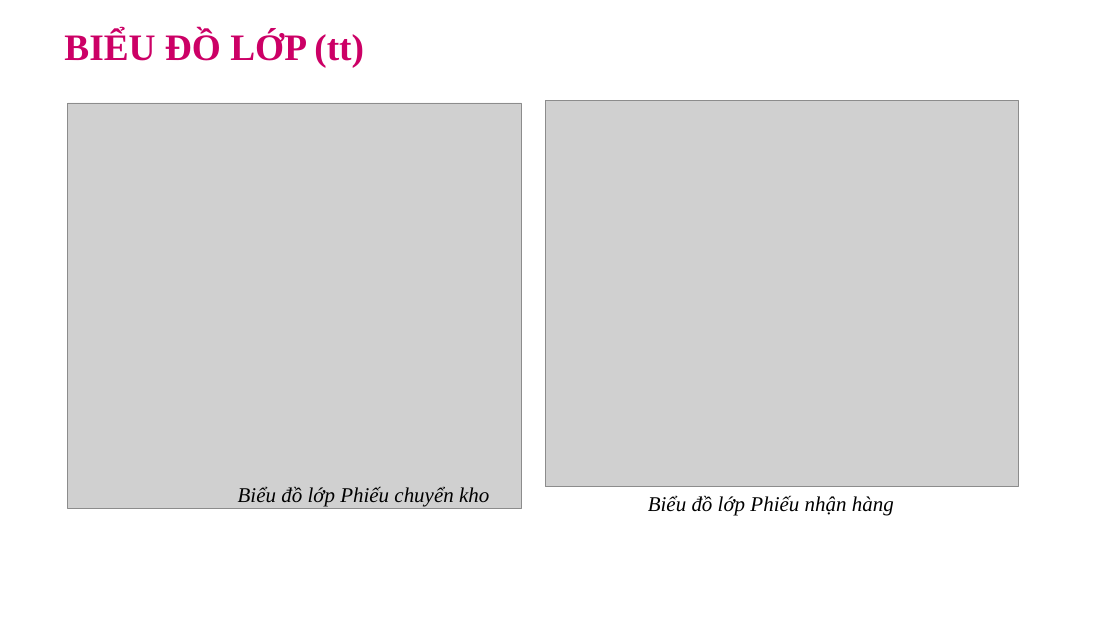
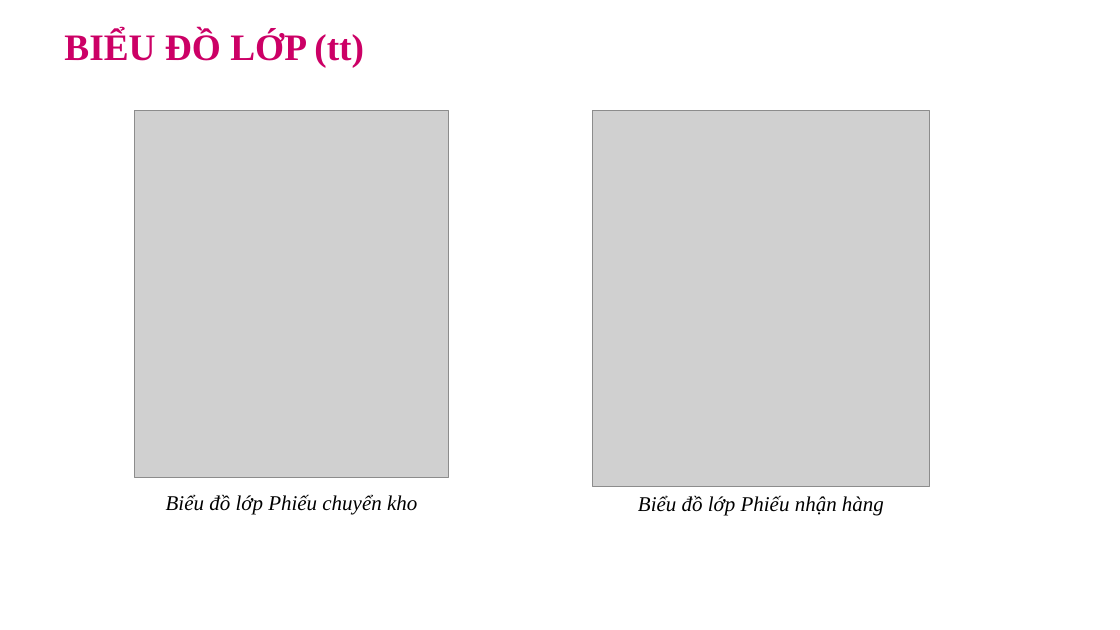
Before and after one commit to WiliamHieu/K22MCSDuyTanPhamMinhTuan, a slide deck: slide 11 of ObjectOrientedProgramming/Documents/K22MCS.PhamMinhTuan.OOPEssay-InventoryWMS.pptx. Drawn at 1120x630 pixels with LibreOffice and Linux fonts; fonts in the diff are those of the drawing; grey boxes stand for pictures; background and template pictures are left out. Boxes give left, top, right and bottom in pixels: in the first picture for what was removed or moved away, otherwise in the second. Text is boxed around its words. In the diff, an @@ line names an element or a change of style, - is before the commit and + after.

```diff
--- a/ObjectOrientedProgramming/Documents/K22MCS.PhamMinhTuan.OOPEssay-InventoryWMS.pptx
+++ b/ObjectOrientedProgramming/Documents/K22MCS.PhamMinhTuan.OOPEssay-InventoryWMS.pptx
@@ picture resized from (x1=68, y1=103, x2=522, y2=508) to (x1=134, y1=111, x2=449, y2=477) @@
@@ picture resized from (x1=545, y1=100, x2=1018, y2=486) to (x1=593, y1=111, x2=930, y2=487) @@
@@ text "Biểu đồ lớp Phiếu chuyển ..." moved from (x1=238, y1=486, x2=489, y2=507) to (x1=166, y1=494, x2=417, y2=515) @@
@@ text "Biểu đồ lớp Phiếu nhận ..." moved from (x1=648, y1=495, x2=894, y2=516) to (x1=638, y1=495, x2=884, y2=516) @@
```
Also in this commit, not shown: 1 other slide changed, 4 other files.
